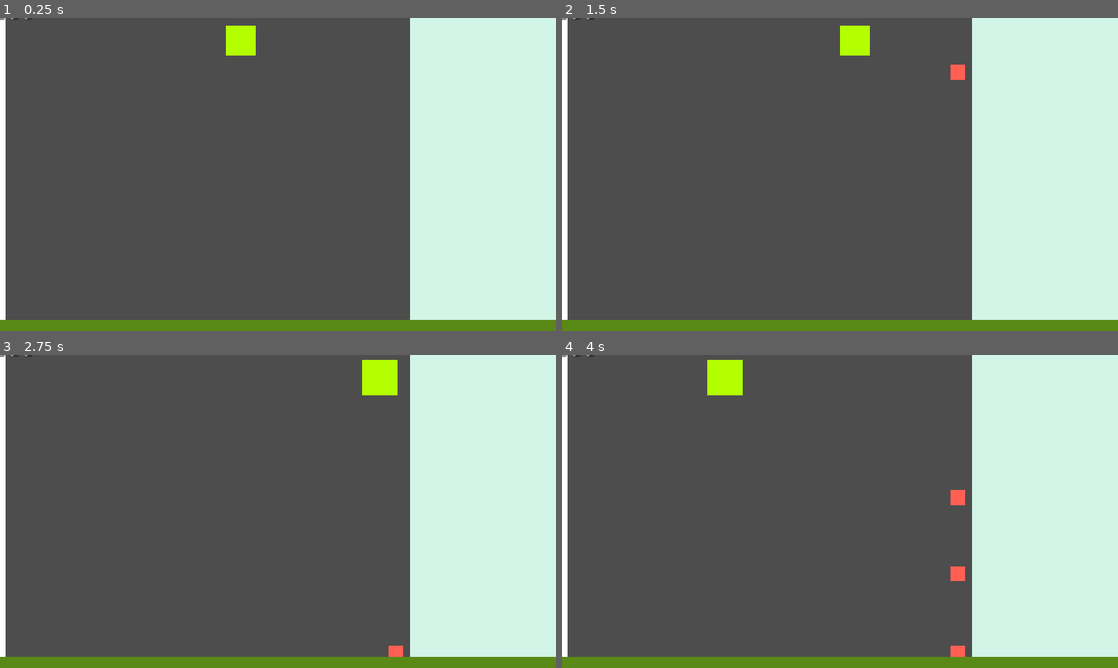
Above: before the commit, frames 1-4 (two rows, left to right).
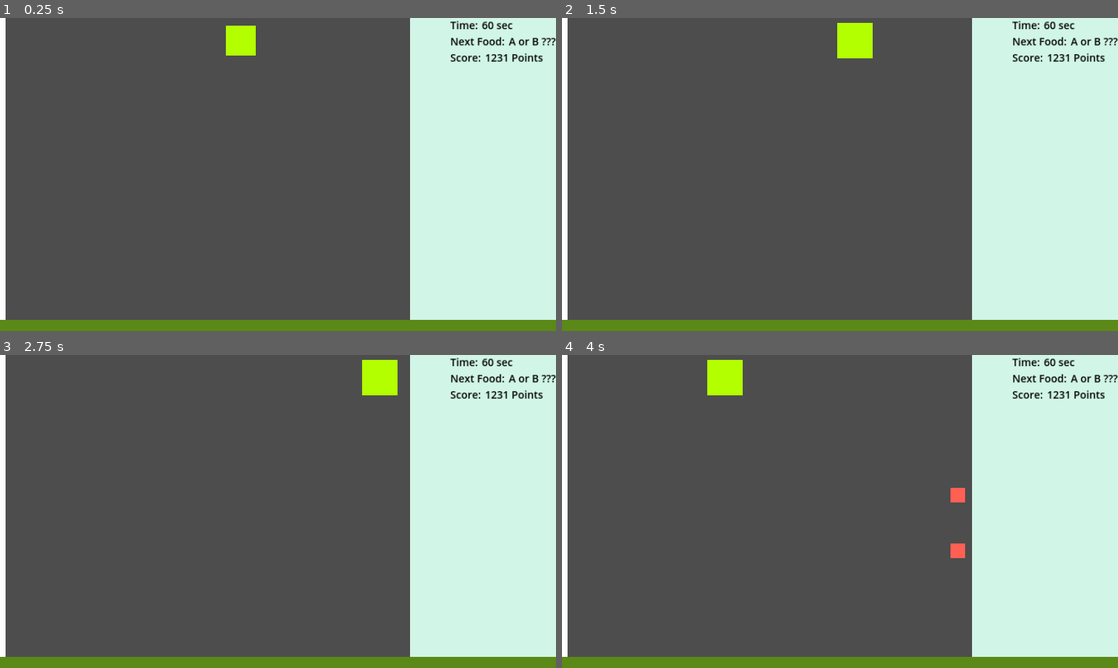
Above: after the commit, the same moments.

Repository: BujarMuharemi/game-jam-8
Game: Godot game, scene res://main_scene/main_scene.tscn
Same seed, same stepped clock (60 frames per second), same inputs: the game is played once before the commit and once after it.
Inputs:
- Up to frame 1 (0.25 s): no input
- Up to frame 2 (1.5 s): tap Enter at 0.5 s; hold Right (ui_right) 0.53-1.28 s; hold Space (ui_select) 0.53-1.28 s; hold Left (ui_left) from 1.28 s (still down); tap Space (ui_select) at 1.35 s
- Up to frame 3 (2.75 s): tap Space (ui_select) at 1.52, 1.82 s; release Left (ui_left) at 2.03 s; hold Right (ui_right) from 2.03 s (still down); hold Space (ui_select) from 2.03 s (still down)
- Up to frame 4 (4 s): release Space (ui_select) at 2.78 s; tap Space (ui_select) at 2.85, 3.02, 3.32 s; release Right (ui_right) at 3.53 s; hold Left (ui_left) from 3.53 s (still down); hold Space (ui_select) from 3.53 s (still down)

The runs differ from the first frame. In frame 1, 0.7% of the frame differs, in the area x 0-100%, y 0-14%; in frame 2, 1.0%; in frame 3, 0.8%; in frame 4, 1.1%, in the area x 0-100%, y 0-97%.

Commit message:
added ui elements

Diff:
--- a/game_world/player/player.gd
+++ b/game_world/player/player.gd
@@ -15,7 +15,7 @@
 	elif Input.is_action_pressed("ui_left") and !block_left:
 		self.set_position(Vector2(get_position().x-SPEED,get_position().y))
 
-	elif Input.is_action_pressed("ui_select") and food_drop_time:
+	elif Input.is_action_just_pressed("ui_select") and food_drop_time:
 		set_scale(Vector2(1.0,1.0))
 		var food = food_scene.instantiate()
 		food.position = position
--- a/main_scene/main_scene.tscn
+++ b/main_scene/main_scene.tscn
@@ -56,23 +56,77 @@
 anchor_top = 0.5
 anchor_right = 0.5
 anchor_bottom = 0.5
-offset_left = -20.0
-offset_top = -20.0
-offset_right = 20.0
-offset_bottom = 20.0
+offset_right = 1920.0
+offset_bottom = 1080.0
 grow_horizontal = 2
 grow_vertical = 2
+size_flags_horizontal = 4
+size_flags_vertical = 4
+metadata/_edit_use_anchors_ = true
 
 [node name="HBoxContainer" type="HBoxContainer" parent="Control"]
-layout_mode = 0
-offset_right = 40.0
-offset_bottom = 40.0
+layout_mode = 1
+anchors_preset = 11
+anchor_left = 1.0
+anchor_right = 1.0
+anchor_bottom = 1.0
+offset_left = -216.0
+grow_horizontal = 0
+grow_vertical = 2
 
-[node name="CheckButton" type="CheckButton" parent="Control/HBoxContainer"]
+[node name="VBoxContainer" type="VBoxContainer" parent="Control/HBoxContainer"]
 layout_mode = 2
 
-[node name="CheckButton2" type="CheckButton" parent="Control/HBoxContainer"]
+[node name="Time" type="HBoxContainer" parent="Control/HBoxContainer/VBoxContainer"]
 layout_mode = 2
 
-[node name="CheckButton3" type="CheckButton" parent="Control/HBoxContainer"]
+[node name="Label3" type="Label" parent="Control/HBoxContainer/VBoxContainer/Time"]
 layout_mode = 2
+theme_override_colors/font_color = Color(0, 0, 0, 1)
+theme_override_colors/font_outline_color = Color(1, 1, 1, 1)
+theme_override_font_sizes/font_size = 36
+text = "Time: "
+
+[node name="Label4" type="Label" parent="Control/HBoxContainer/VBoxContainer/Time"]
+layout_mode = 2
+theme_override_colors/font_color = Color(0, 0, 0, 1)
+theme_override_colors/font_outline_color = Color(1, 1, 1, 1)
+theme_override_font_sizes/font_size = 36
+text = "60 sec"
+
+[node name="Food" type="HBoxContainer" parent="Control/HBoxContainer/VBoxContainer"]
+layout_mode = 2
+
+[node name="Label3" type="Label" parent="Control/HBoxContainer/VBoxContainer/Food"]
+layout_mode = 2
+theme_override_colors/font_color = Color(0, 0, 0, 1)
+theme_override_colors/font_outline_color = Color(1, 1, 1, 1)
+theme_override_font_sizes/font_size = 36
+text = "Next Food: "
+
+[node name="Label4" type="Label" parent="Control/HBoxContainer/VBoxContainer/Food"]
+layout_mode = 2
+theme_override_colors/font_color = Color(0, 0, 0, 1)
+theme_override_colors/font_outline_color = Color(1, 1, 1, 1)
+theme_override_font_sizes/font_size = 36
+text = "A or B ???"
+
+[node name="Time2" type="HBoxContainer" parent="Control/HBoxContainer/VBoxContainer"]
+layout_mode = 2
+
+[node name="Label3" type="Label" parent="Control/HBoxContainer/VBoxContainer/Time2"]
+layout_mode = 2
+theme_override_colors/font_color = Color(0, 0, 0, 1)
+theme_override_colors/font_outline_color = Color(1, 1, 1, 1)
+theme_override_font_sizes/font_size = 36
+text = "Score: "
+
+[node name="Label4" type="Label" parent="Control/HBoxContainer/VBoxContainer/Time2"]
+layout_mode = 2
+theme_override_colors/font_color = Color(0, 0, 0, 1)
+theme_override_colors/font_outline_color = Color(1, 1, 1, 1)
+theme_override_font_sizes/font_size = 36
+text = "1231 Points"
+
+[node name="Camera2D" type="Camera2D" parent="."]
+position = Vector2(960, 540)
Not shown, changed: README.md
